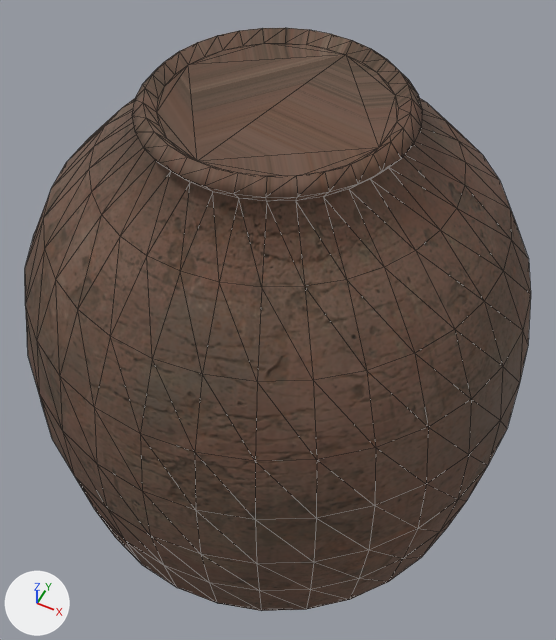
Two versions of the glTF model DungeonGame/res/entity/object/pot/pot.gltf, one commit apart.
Before and after are seen from a camera (50 mm lens) standing at (0.315, -0.628, 1.387) and looking at (-0.028, 0.057, 0.531). The axes (+X, +Y, +Z) are drawn at lower left. The lights are the same throughout. Mesh edges are drawn as thin lines. Vertices at the same position are counted once.
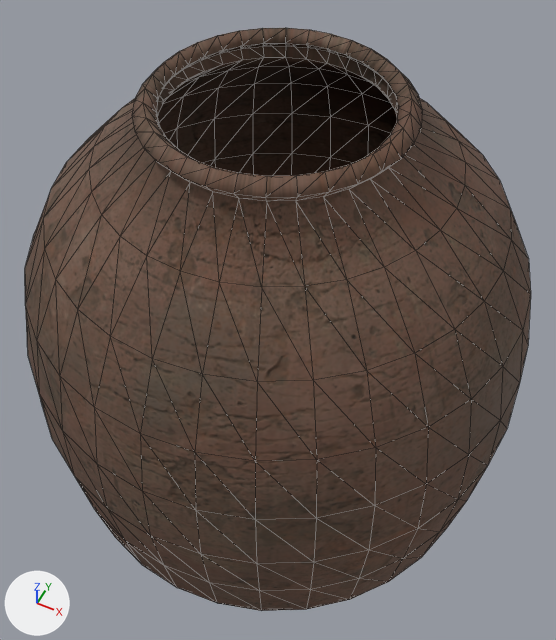
Pixel boxes [x1, y1, x2, y2] of what changed, in the pictures (556 x 640 px):
part 1 of me_sphere, added: after [157, 43, 398, 176]

The change in detail:
me_sphere is used by ob_sphere; location (0.0, 0.0, 0.0).
me_sphere had 448 vertices, 892 faces and spanned x -0.329..0.329, y -0.329..0.329, z -0.002..0.951.
me_sphere now has 896 vertices, 1788 faces and spans x -0.329..0.329, y -0.329..0.329, z -0.002..0.951.
me_sphere part 1: 448 vertices added at x -0.319..0.319, y -0.319..0.319, z 0.006..0.941.
